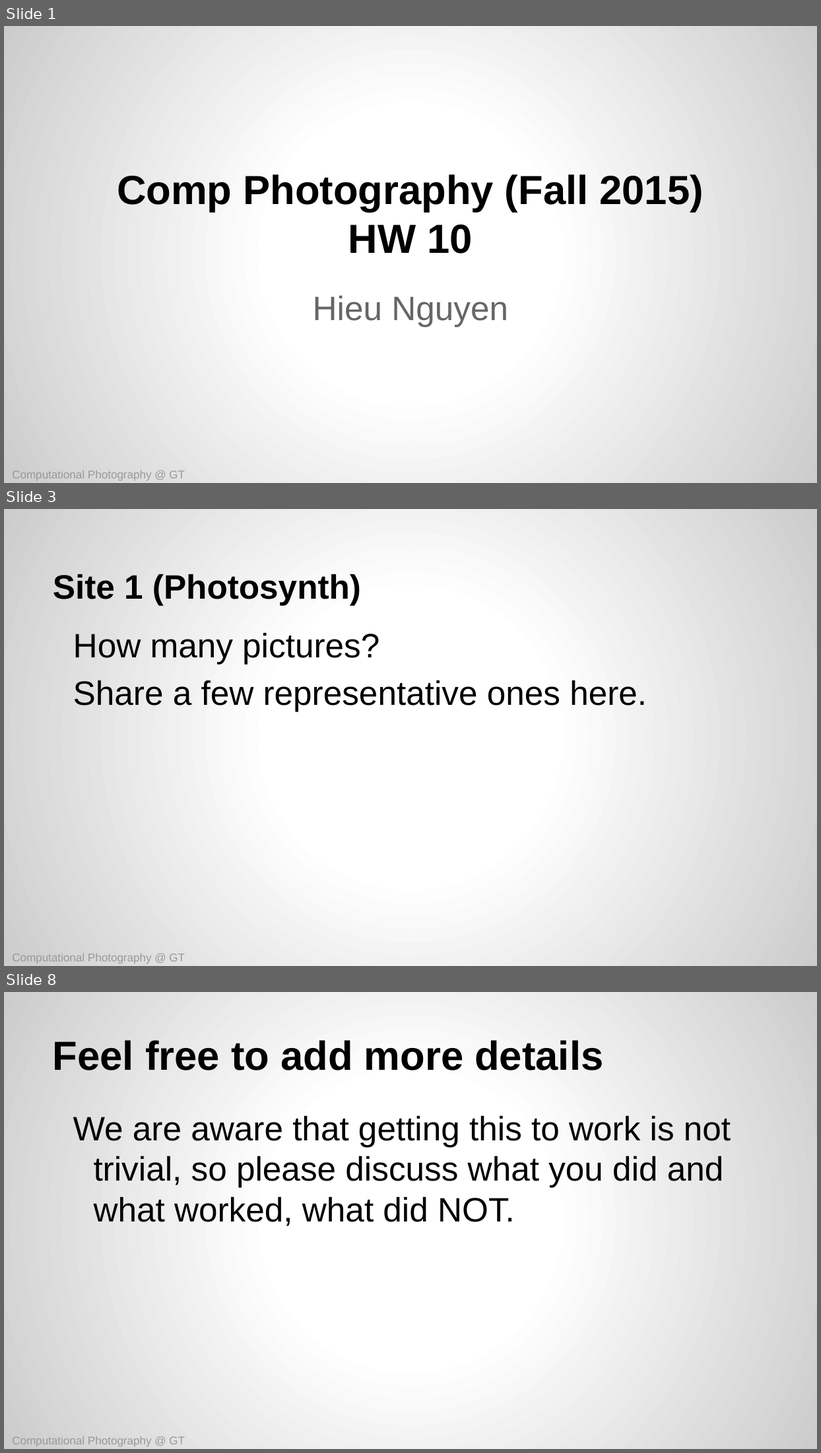
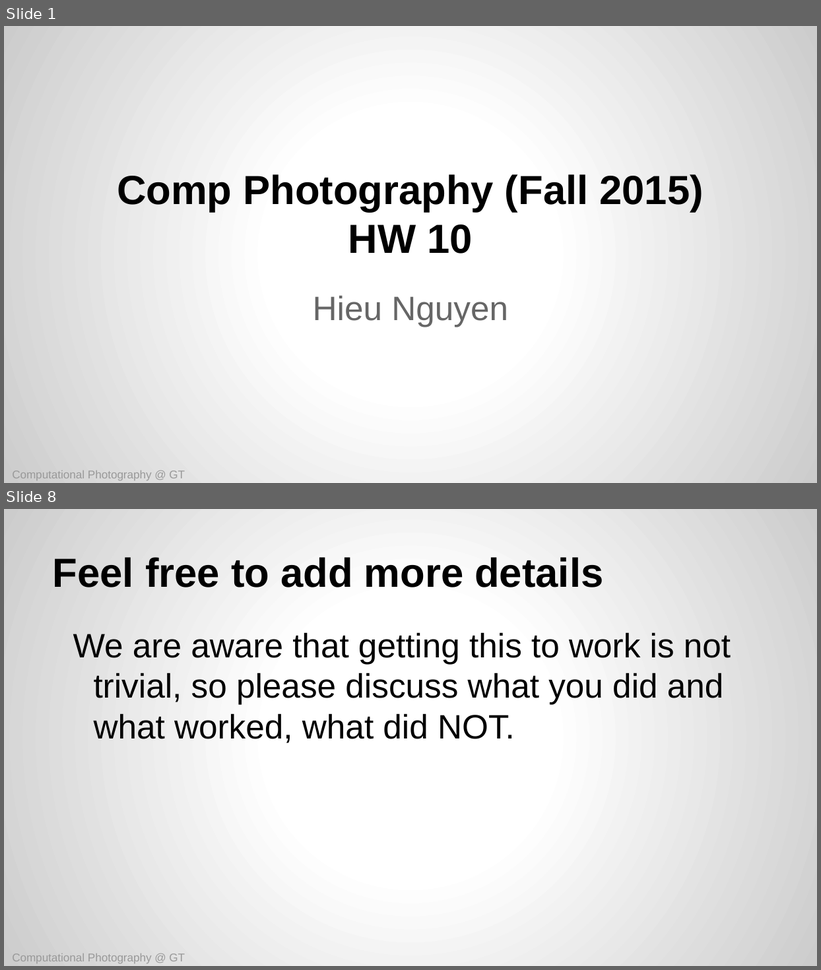
Before and after one commit to reachkrishnaraj/computational-photography, a slide deck: assignments/hw10/CompPhoto-GT-A10-Template.pptx. Shown one above the other, each under a label of ours: slides 1, 3 and 8 before the commit, slides 1 and 8 after it; the slides between them are not shown. The pictures are 821x1453 and 821x970 pixels, drawn with LibreOffice and Linux fonts; fonts in the diff are those of the drawing. Boxes give left, top, right and bottom in pixels: in the first picture for what was removed or moved away, otherwise in the second. Text is boxed around its words. In the diff, an @@ line names an element or a change of style, - is before the commit and + after.

Commit message:
Added Doug Sahm pano and HOPE photosynth to report.

```diff
--- a/assignments/hw10/CompPhoto-GT-A10-Template.pptx
+++ b/assignments/hw10/CompPhoto-GT-A10-Template.pptx
@@ slide 3 removed at (4, 509, 817, 966), background gradient #FFFFFF to #CCCCCC @@
@@ title removed at (53, 574, 361, 605) @@
-Site 1 (Photosynth)
@@ text removed at (73, 632, 647, 712) @@
-How many pictures?
-Share a few representative ones here.
@@ text removed at (12, 954, 185, 964) @@
-Computational Photography @ GT
```
Also in this commit, not shown: 3 slides changed, 3 slides added, 2 other slides removed.
